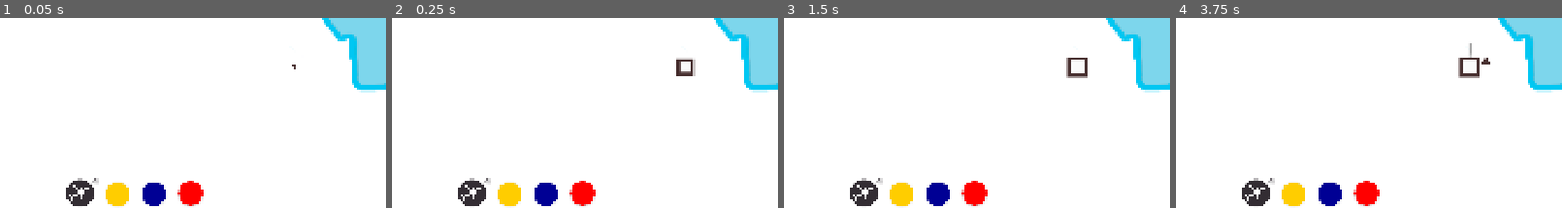
Above: before the commit, frames 1-4 (left to right).
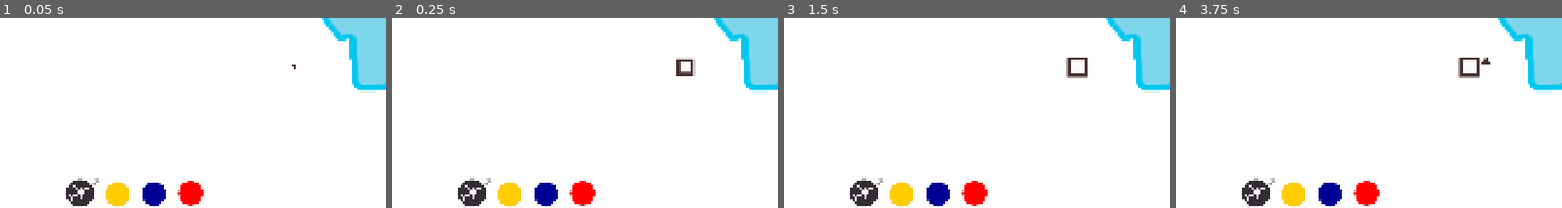
Above: after the commit, the same moments.

Repository: top-it-090304/Holding-Pattern
Game: Godot game, scene res://scene/Main.tscn
The game is run twice, just before and just after one commit, with the same random seed, the same clock (stepped at 60 frames per second) and the same inputs.
Inputs (mouse positions are % of the whole screen's width and height, from its top left):
- Up to frame 1 (0.05 s): no input
- Up to frame 2 (0.25 s): no input
- Up to frame 3 (1.5 s): click (45, 94) at 0.5 s; click (49, 94) at 1.25 s
- Up to frame 4 (3.75 s): click (54, 94) at 2 s; click (45, 94) at 2.75 s; click (49, 94) at 3.5 s
The pictures show only the part of the screen within x 29-79%, y 47-97%; the shares and areas given below are measured in that part.

The runs differ from the first frame. In frame 1, less than 0.1% of the frame differs, in the area x 23-26%, y 84-88%; in frame 2, less than 0.1%; in frame 3, less than 0.1%; in frame 4, less than 0.1%, in the area x 23-77%, y 13-88%.

Commit message:
balance: spawn plane

Diff:
--- a/scripts/GameData.gd
+++ b/scripts/GameData.gd
@@ -1,7 +1,7 @@
 extends Node
 
-var start_planes: int = 4
-var max_passengers: int = 1
+var start_planes: int = 3
+var max_passengers: int = 7
 
 enum ShapeType { CIRCLE, SQUARE, TRIANGLE }
 
--- a/scripts/Main.gd
+++ b/scripts/Main.gd
@@ -347,6 +347,7 @@
 func _on_restart_pressed():
 	get_tree().paused = false
 	get_tree().change_scene_to_file("res://scene/Main.tscn")
+	GameData.start_planes = 3
 
 func _on_menu_pressed():
 	get_tree().paused = false
